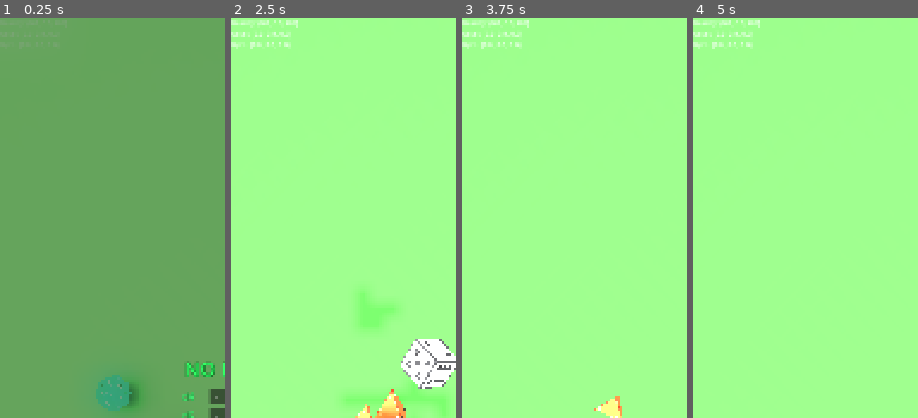
Above: before the commit, frames 1-4 (left to right).
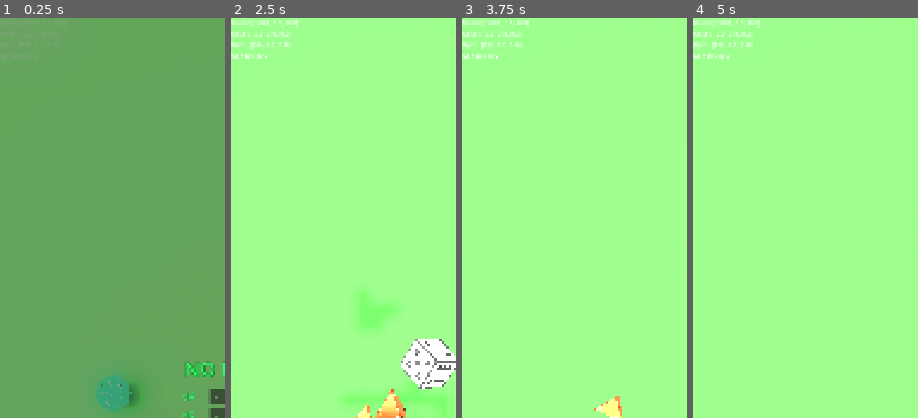
Above: after the commit, the same moments.

Repository: MatthieuLJ/no_dice
Game: Godot game, scene res://die.tscn
The game is run twice, just before and just after one commit, with the same random seed, the same clock (stepped at 60 frames per second) and the same inputs.
Inputs (mouse positions are % of the whole screen's width and height, from its top left):
- Up to frame 1 (0.25 s): no input
- Up to frame 2 (2.5 s): click "-" at 0.5 s; click "+" at 1.25 s; tap Space at 2, 2.27 s; move the mouse to (72, 45) at 2.02 s; hold Right (ui_right) from 2.03 s (still down); tap Enter at 2.1 s; click (72, 45) at 2.17 s
- Up to frame 3 (3.75 s): release Right (ui_right) at 2.75 s; drag from (30, 55) to (45, 70) at 2.77 s; move the mouse to (60, 28) at 3.52 s; hold Right (ui_right) from 3.53 s (still down); tap R at 3.6 s
- Up to frame 4 (5 s): release Right (ui_right) at 4.25 s; drag from (45, 70) to (20, 35) at 4.27 s
The pictures show only the part of the screen within x 0-50%, y 0-50%; the shares and areas given below are measured in that part.

The runs differ from the first frame. In frame 2, 0.1% of the frame differs, in the area x 0-17%, y 9-11%; in frame 3, 0.1%; in frame 4, 0.1%.

Commit message:
fix(debug): restore At Rest status indicator overlay in debug_label.gd

Diff:
--- a/debug_label.gd
+++ b/debug_label.gd
@@ -8,4 +8,19 @@
 	var accel = Input.get_accelerometer()
 	var gyro = Input.get_gyroscope()
 
-	text = "Gravity: %s\nAccel: %s\nGyro: %s" % [grav, accel, gyro]
+	var all_at_rest: bool = true
+	var dice_count: int = 0
+	var tree = get_tree()
+	if tree and tree.current_scene:
+		var dice = tree.current_scene.find_children("", "RigidBody3D", true, false)
+		dice_count = dice.size()
+		for d in dice:
+			var body = d as RigidBody3D
+			if body and is_instance_valid(body):
+				if not body.sleeping and (body.linear_velocity.length() > 0.01 or body.angular_velocity.length() > 0.01):
+					all_at_rest = false
+					break
+
+	var rest_str: String = "YES" if (all_at_rest and dice_count > 0) else ("NO" if dice_count > 0 else "N/A")
+
+	text = "Gravity: %s\nAccel: %s\nGyro: %s\nAt Rest: %s" % [grav, accel, gyro, rest_str]
